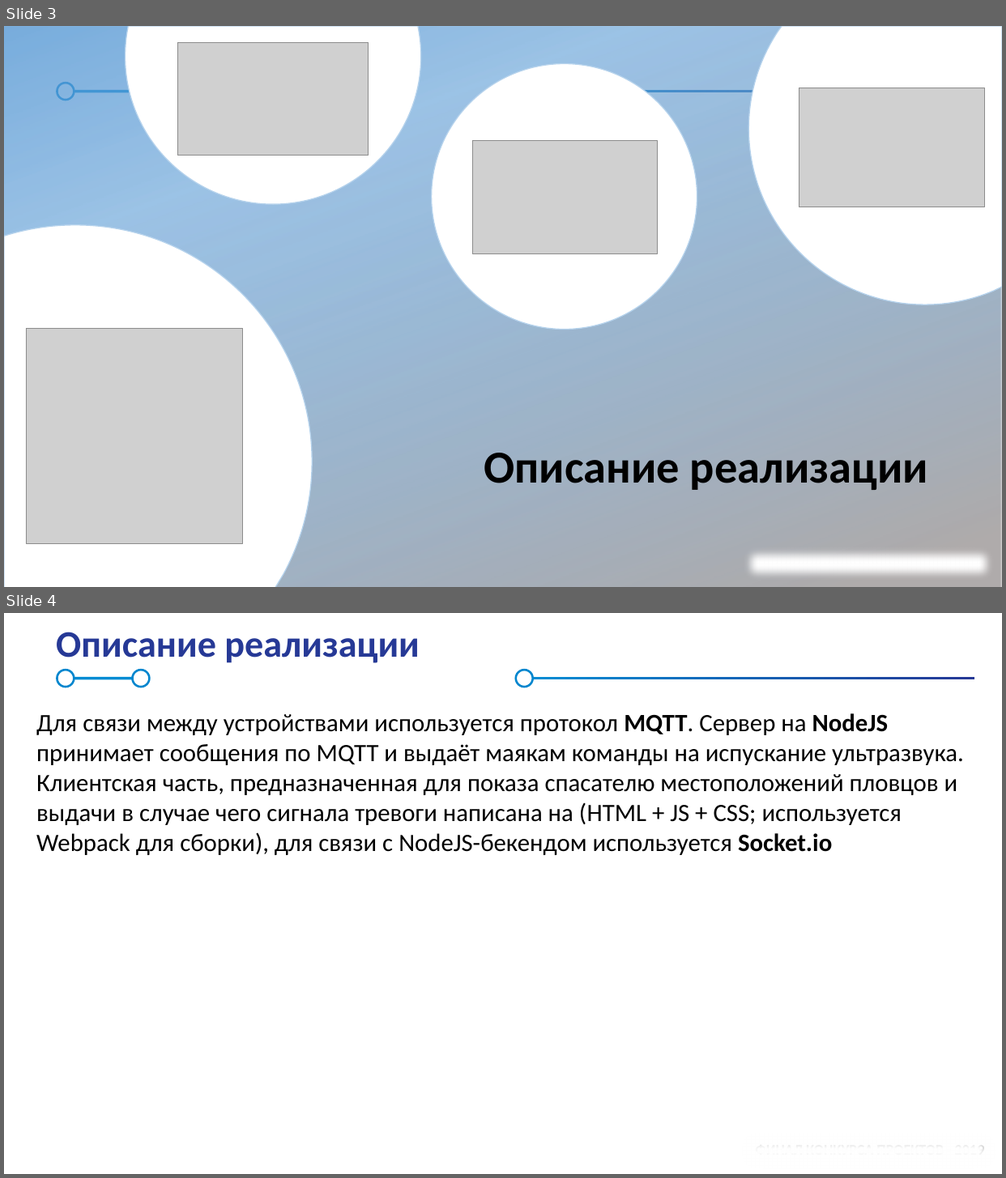
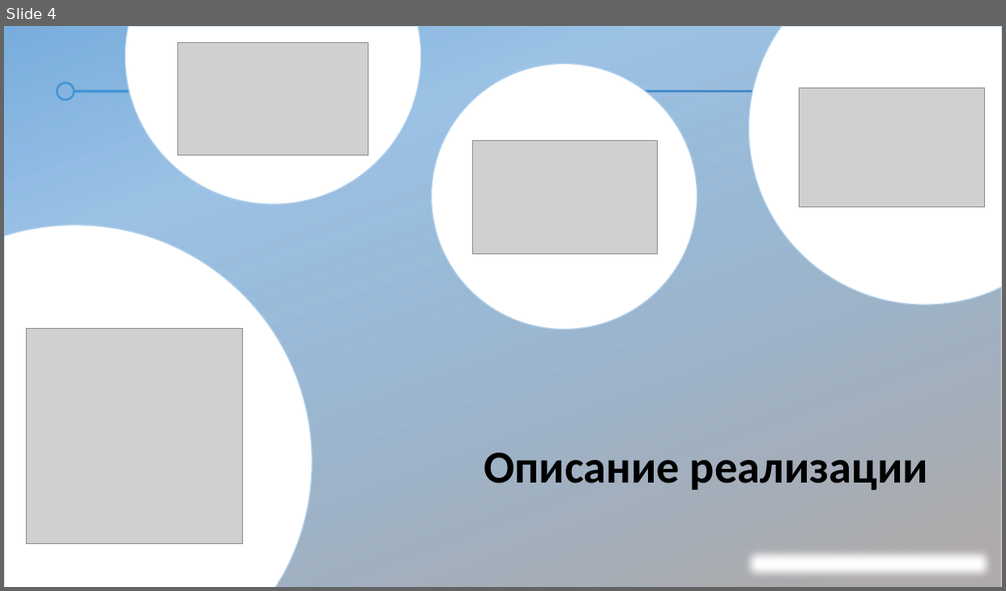
Before and after one commit to hyperapps19/RescuerHelper_presentation, a slide deck: Проект «Помощник спасателя».pptx. Shown one above the other, each under a label of ours: slides 3 and 4 before the commit, slide 4 after it. The pictures are 1006x1178 and 1006x591 pixels, drawn with LibreOffice and Linux fonts; fonts in the diff are those of the drawing; grey boxes stand for pictures; background and template pictures are left out. Boxes give left, top, right and bottom in pixels: in the first picture for what was removed or moved away, otherwise in the second. Text is boxed around its words. In the diff, an @@ line names an element or a change of style, - is before the commit and + after.

```diff
--- a/Проект «Помощник спасателя».pptx
+++ b/Проект «Помощник спасателя».pptx
@@ slide 4 removed at (x1=4, y1=613, x2=1002, y2=1174), background #FFFFFF; not listed: 7 template elements that a slide beside it also shows @@
@@ title removed at (x1=56, y1=632, x2=419, y2=663) @@
-Описание реализации
@@ text removed at (x1=36, y1=713, x2=964, y2=855) @@
-Для связи между устройствами используется протокол MQTT. Сервер на NodeJS принимает сообщения по MQTT и выдаёт маякам команды на испускание ультразвука. Клиентская часть, предназначенная для показа спасателю местоположений пловцов и выдачи в случае чего сигнала тревоги написана на (HTML + JS + CSS; используется Webpack для сборки), для связи с NodeJS-бекендом используется Socket.io
@@ rectangle removed at (x1=739, y1=1131, x2=999, y2=1172) @@
@@ what was slide 3 is now slide 4 @@
```
Also in this commit, not shown: 1 slide changed, 5 slides added, 1 other slide removed, 1 other file.
